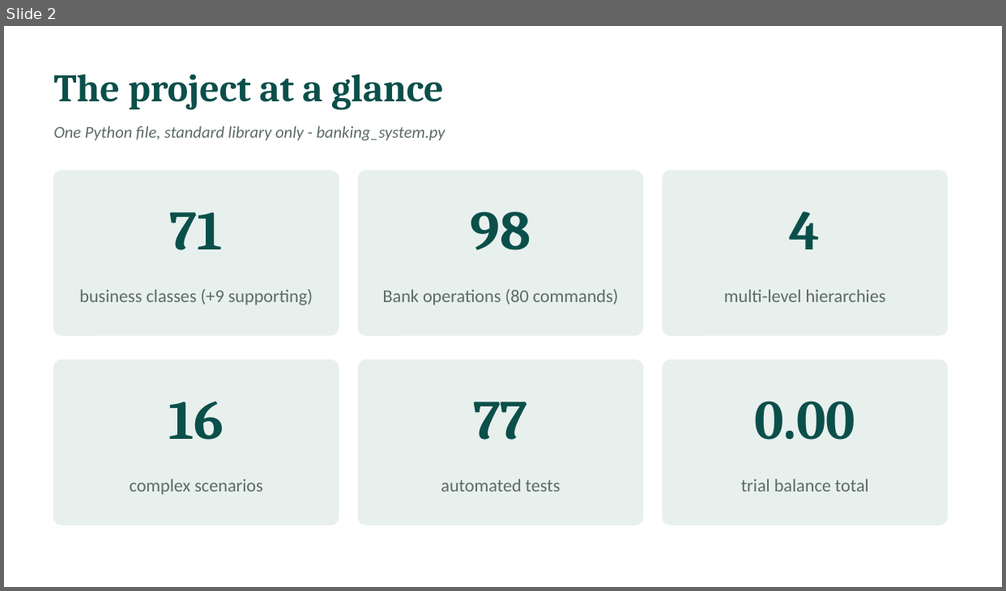
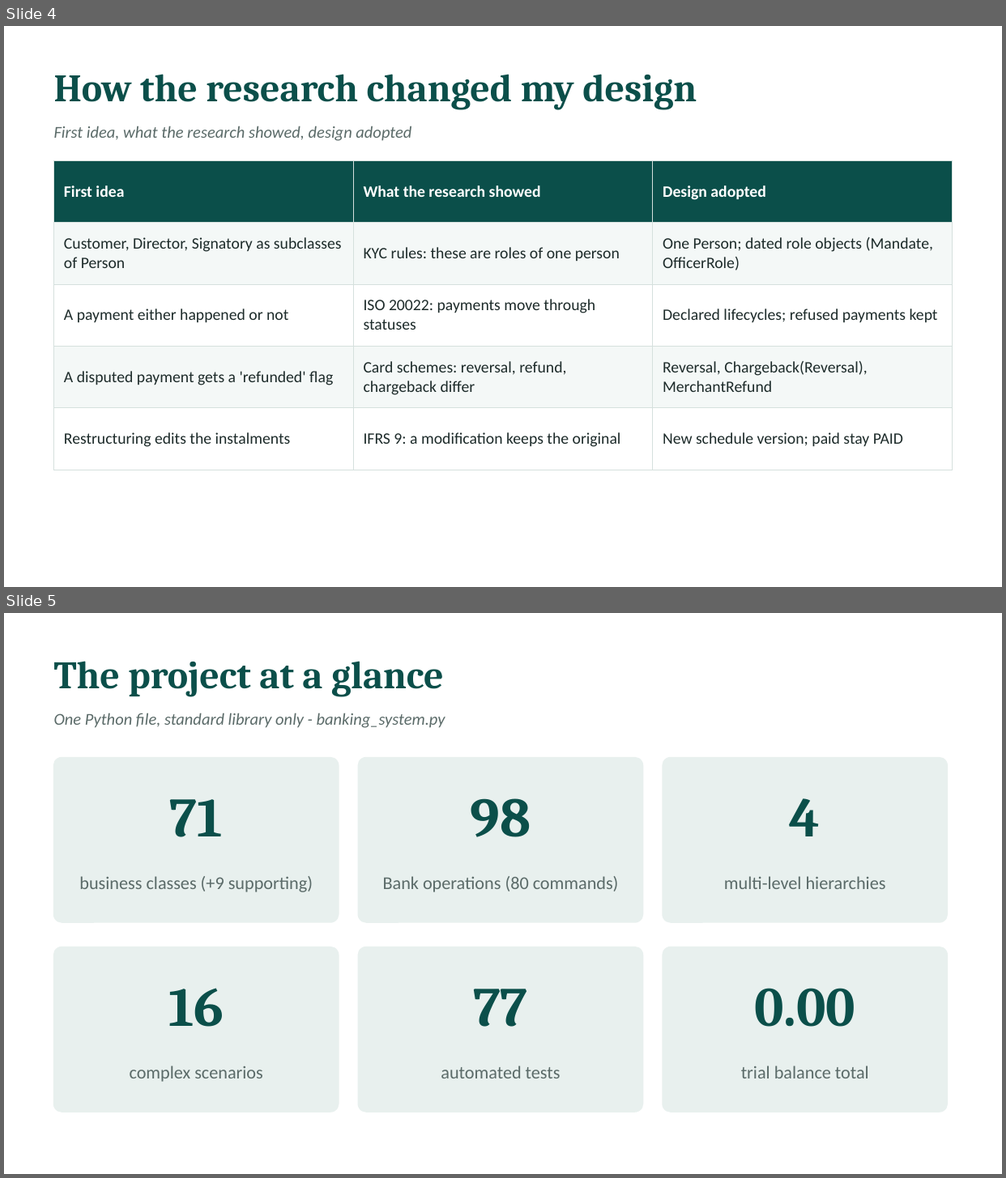
Before and after one commit to l255668-hash/commercial-banking, a slide deck: docs/Viva_Presentation.pptx. Shown one above the other, each under a label of ours: slide 2 before the commit, slides 4 and 5 after it. The pictures are 1006x591 and 1006x1178 pixels, drawn with LibreOffice and Linux fonts; fonts in the diff are those of the drawing. Boxes give left, top, right and bottom in pixels: in the first picture for what was removed or moved away, otherwise in the second. Text is boxed around its words. In the diff, an @@ line names an element or a change of style, - is before the commit and + after.

```diff
--- a/docs/Viva_Presentation.pptx
+++ b/docs/Viva_Presentation.pptx
@@ slide 4 added at box(4, 26, 1002, 587), background #FFFFFF @@
@@ text added at box(54, 74, 697, 109), 28 pt, text #0B4F4A, bold @@
+How the research changed my design
@@ text added at box(54, 126, 411, 141), 12 pt, text #5B6B69, italic @@
+First idea, what the research showed, design adopted
@@ table added at box(54, 160, 952, 450), 5 rows, 3 columns @@
+First idea | What the research showed | Design adopted
+Customer, Director, Signatory as subclasses of Person | KYC rules: these are roles of one person | One Person; dated role objects (Mandate, OfficerRole)
+A payment either happened or not | ISO 20022: payments move through statuses | Declared lifecycles; refused payments kept
+A disputed payment gets a 'refunded' flag | Card schemes: reversal, refund, chargeback differ | Reversal, Chargeback(Reversal), MerchantRefund
+Restructuring edits the instalments | IFRS 9: a modification keeps the original | New schedule version; paid stay PAID
@@ what was slide 2 is now slide 5 @@
```
Also in this commit, not shown: 3 slides changed, 7 other slides added, 3 slides removed, 6 other files.
